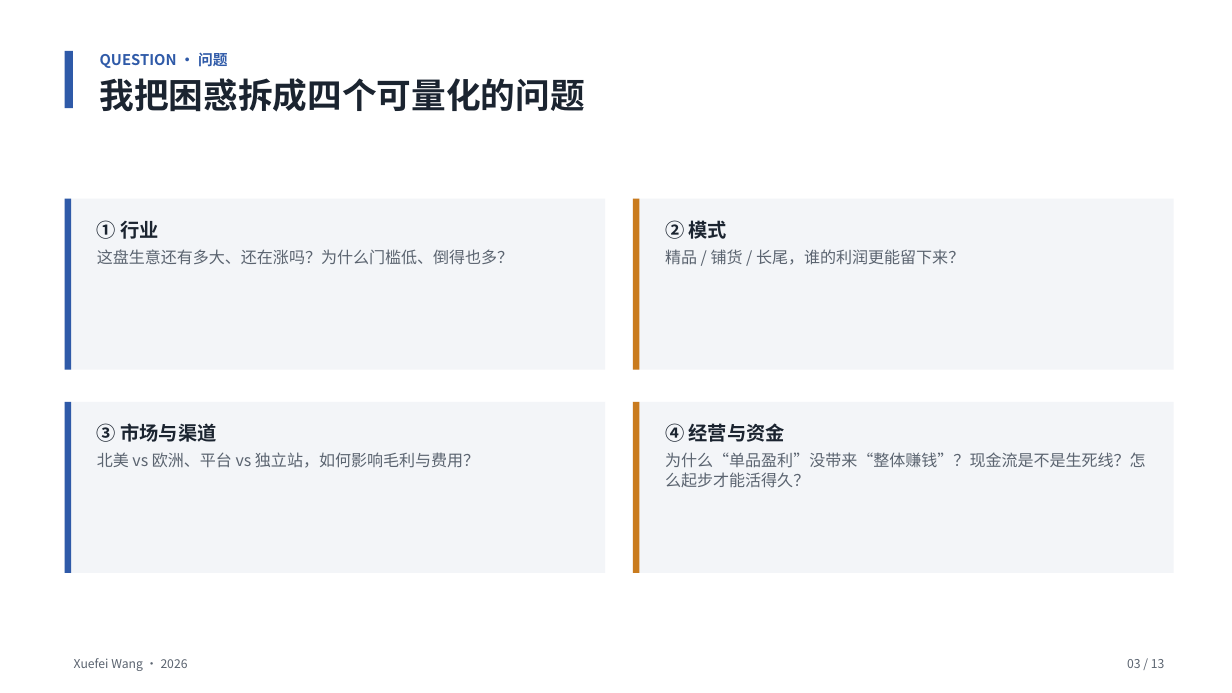
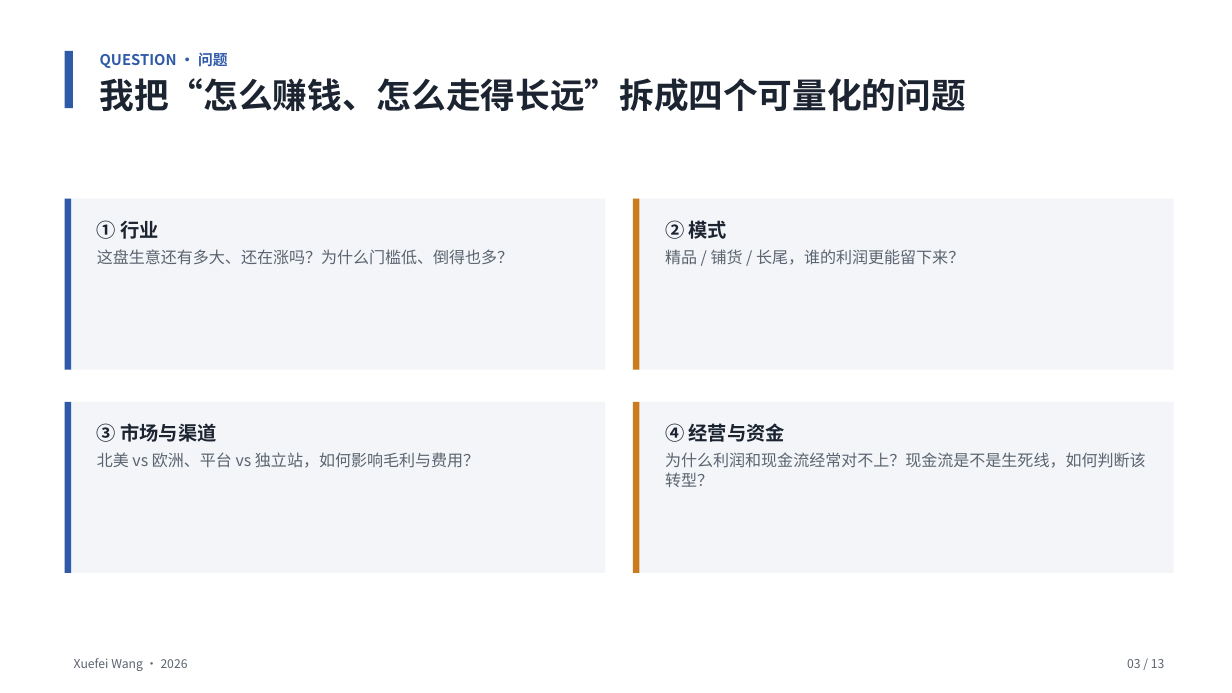
Before and after one commit to Ashely-sudo/cross-border-analysis, a slide deck: slide 3 of cross-border-story-v2.pptx. Drawn at 1232x693 pixels with LibreOffice and Linux fonts; fonts in the diff are those of the drawing. Boxes give left, top, right and bottom in pixels: in the first picture for what was removed or moved away, otherwise in the second. Text is boxed around its words. In the diff, an @@ line names an element or a change of style, - is before the commit and + after.

```diff
--- a/cross-border-story-v2.pptx
+++ b/cross-border-story-v2.pptx
@@ text at [100,78,966,112]: text changed @@
-我把困惑拆成四个可量化的问题
+我把“怎么赚钱、怎么走得长远”拆成四个可量化的问题
@@ text at [665,452,1146,487]: text changed @@
-为什么“单品盈利”没带来“整体赚钱”？现金流是不是生死线？怎么起步才能活得久？
+为什么利润和现金流经常对不上？现金流是不是生死线，如何判断该转型？
```
Also in this commit, not shown: 2 other slides changed, 8 other files.
